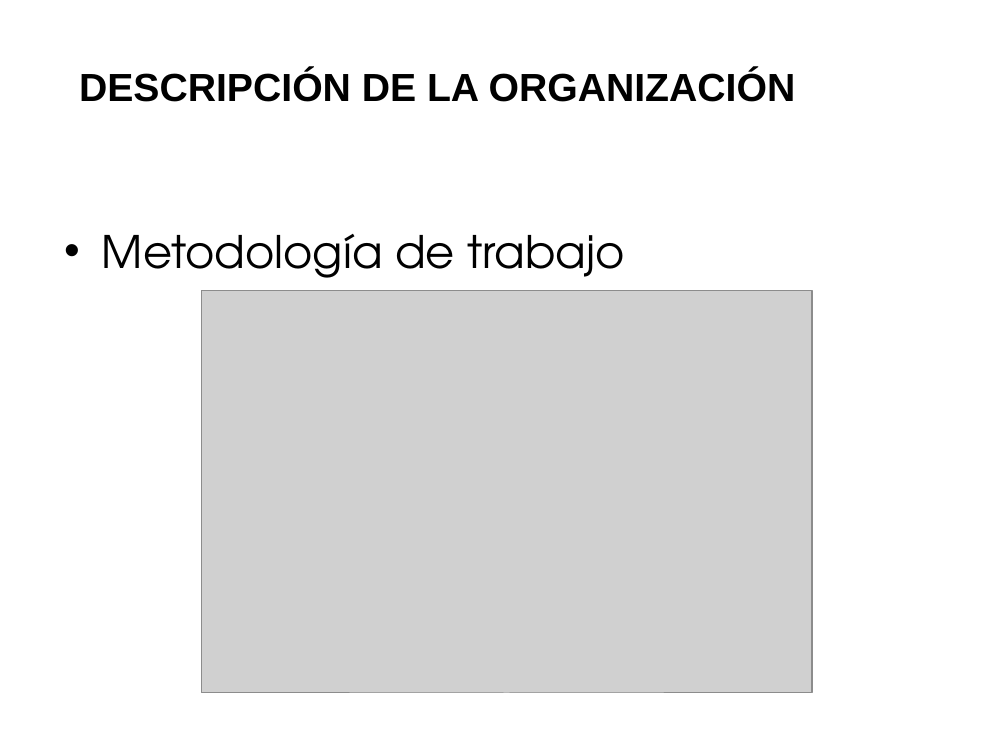
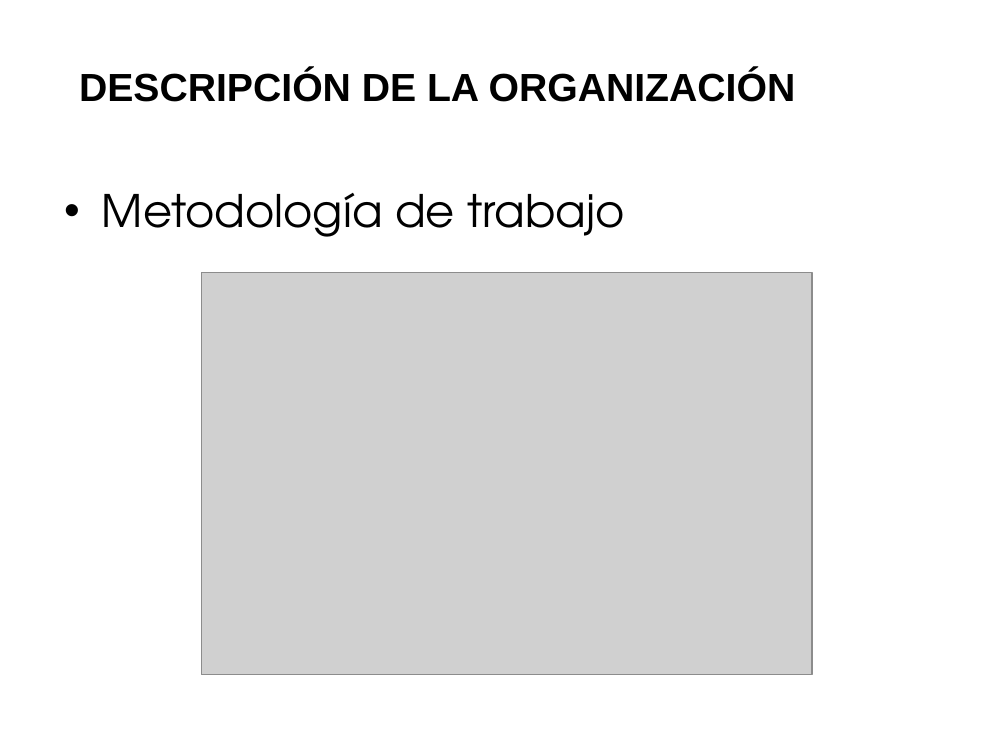
Before and after one commit to saburto/sigset, a slide deck: slide 7 of sigset/documentos/Documentos finales/Presentacion.pptx. Drawn at 1008x756 pixels with LibreOffice and Linux fonts; fonts in the diff are those of the drawing; grey boxes stand for pictures; background and template pictures are left out. Boxes give left, top, right and bottom in pixels: in the first picture for what was removed or moved away, otherwise in the second. Text is boxed around its words. In the diff, an @@ line names an element or a change of style, - is before the commit and + after.

```diff
--- a/sigset/documentos/Documentos finales/Presentacion.pptx
+++ b/sigset/documentos/Documentos finales/Presentacion.pptx
@@ text "Metodología de trabajo": place and size @@
-text "Metodología de trabajo" at [102, 234, 625, 278]
+text "Metodología de trabajo" at [102, 193, 625, 237]
@@ picture: place and size @@
-picture at [202, 290, 812, 692]
+picture at [202, 272, 812, 674]
```
Also in this commit, not shown: 5 other slides changed, 2 slides added.
